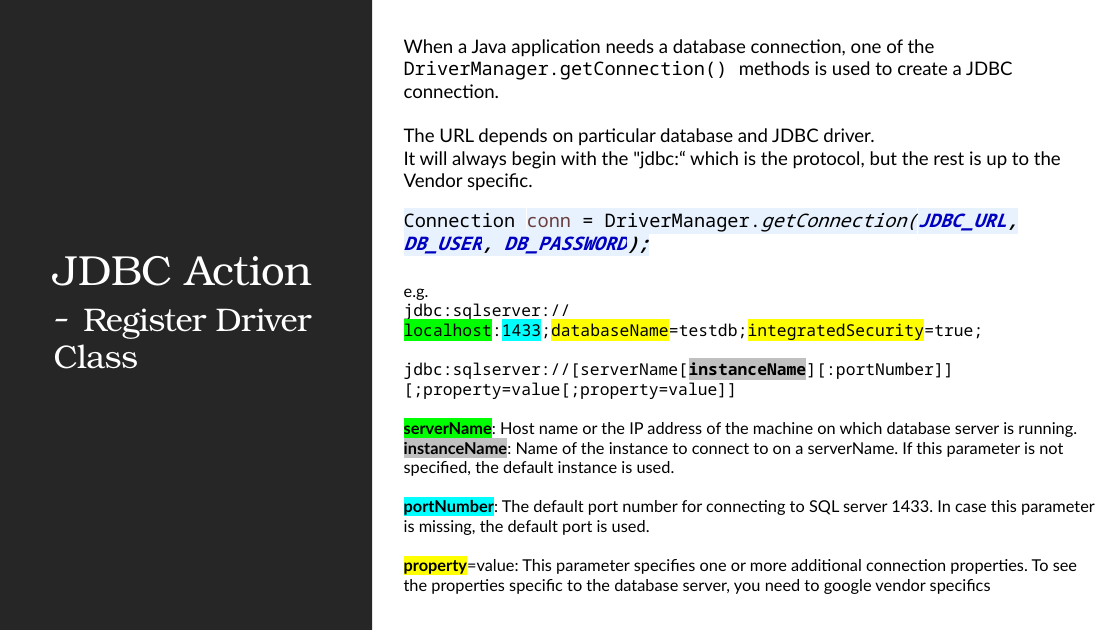
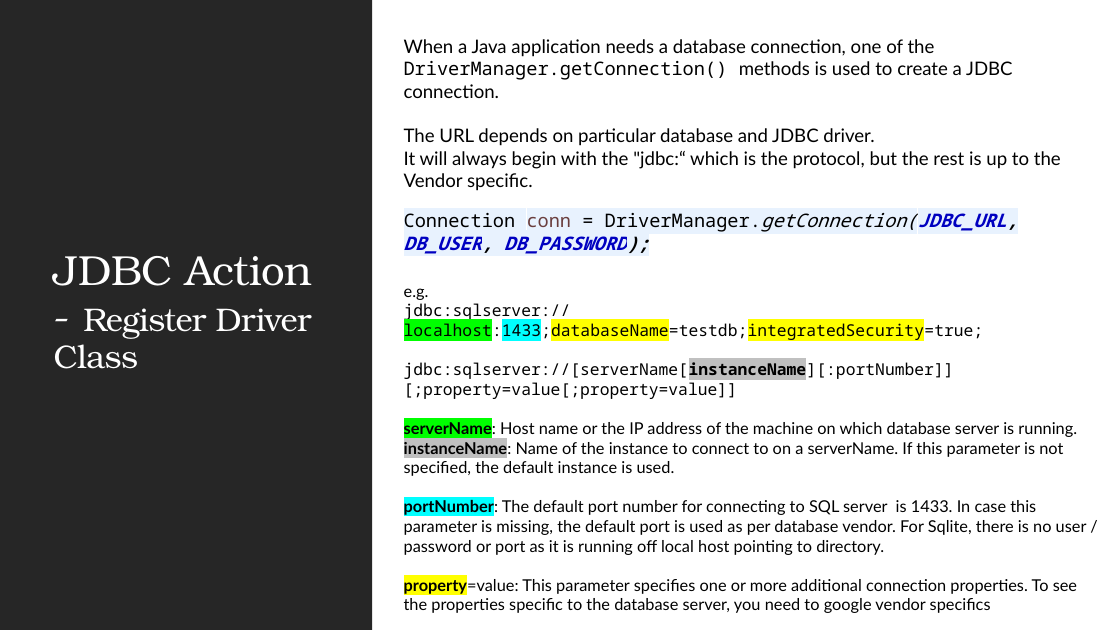
Before and after one commit to JSS-DEVCORE/JdbcExample, a slide deck: slide 10 of docs/JDBC Insights.pptx. Drawn at 1120x630 pixels with LibreOffice and Linux fonts; fonts in the diff are those of the drawing. Boxes give left, top, right and bottom in pixels: in the first picture for what was removed or moved away, otherwise in the second. Text is boxed around its words. In the diff, an @@ line names an element or a change of style, - is before the commit and + after.

```diff
--- a/docs/JDBC Insights.pptx
+++ b/docs/JDBC Insights.pptx
@@ text at [404,499,1087,555]: text changed @@
-portNumber: The default port number for connecting to SQL server 1433. In case this parameter is missing, the default port is used.
+portNumber: The default port number for connecting to SQL server is 1433. In case this parameter is missing, the default port is used as per database vendor. For Sqlite, there is no user / password or port as it is running off local host pointing to directory.
```
Also in this commit, not shown: 8 other slides changed, 2 other files.
